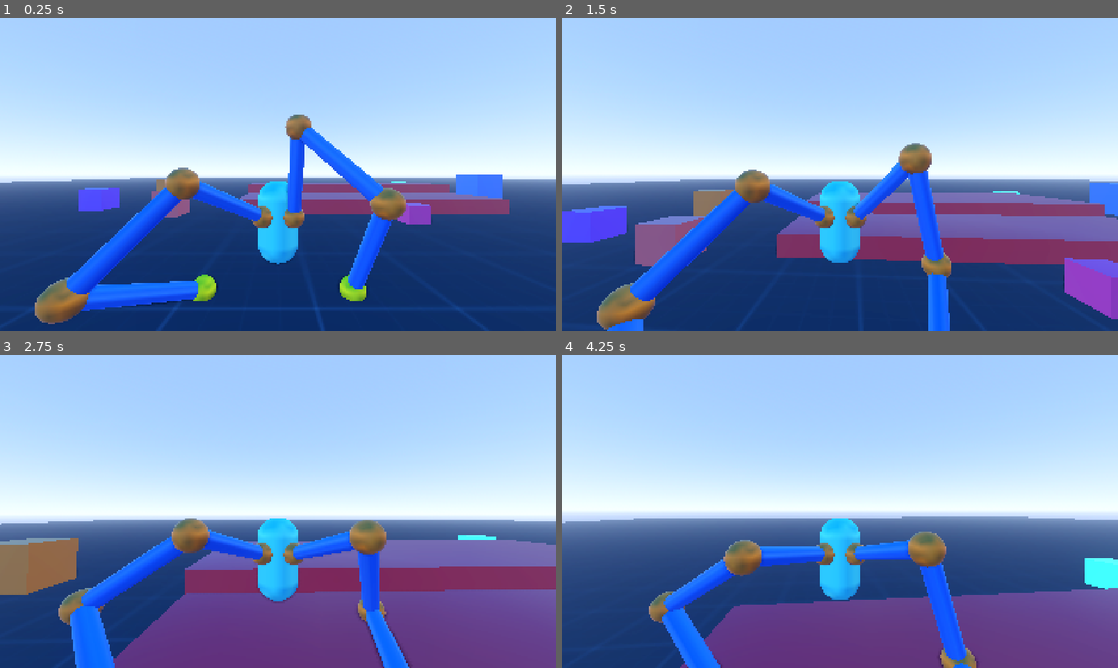
Above: before the commit, frames 1-4 (two rows, left to right).
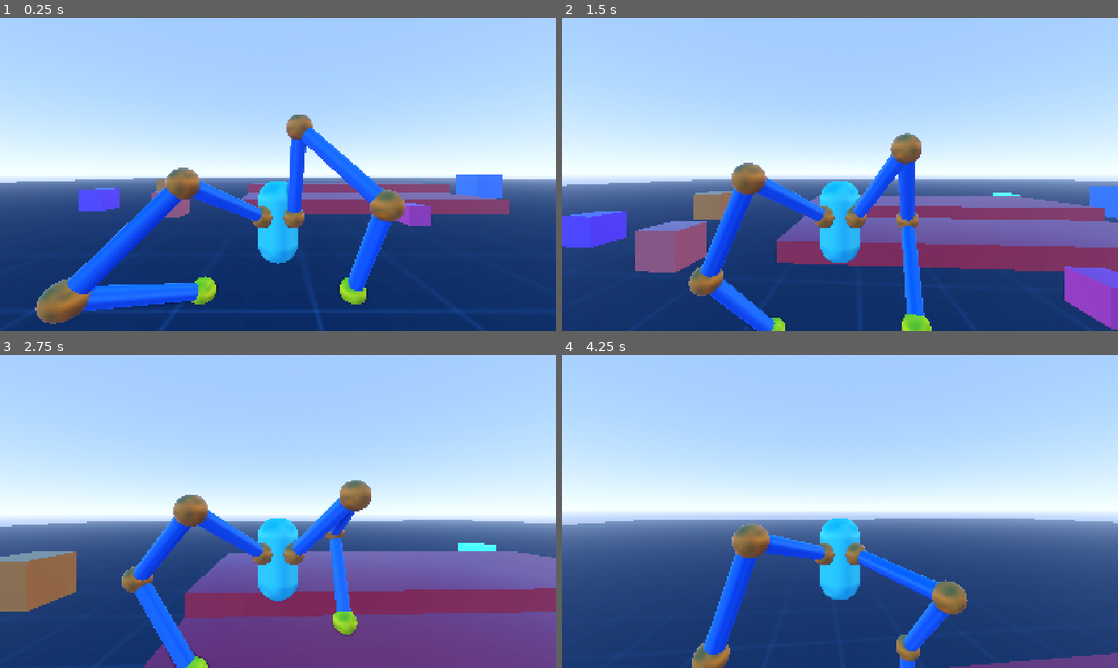
Above: after the commit, the same moments.

Repository: lliamsymonds04/doc-oc
Game: Godot game, scene res://main.tscn
Same seed, same stepped clock (60 frames per second), same inputs: the game is played once before the commit and once after it.
Inputs (mouse positions are in pixels of both pictures, inside the frame that each line leads up to):
- Up to frame 1 (0.25 s): no input
- Up to frame 2 (1.5 s): move the mouse to (867, 174) at 0.52 s; hold W (forward) from 0.53 s (still down); tap Space (jump) at 0.77 s; move the mouse to (812, 174) at 1.27 s
- Up to frame 3 (2.75 s): keep holding W (forward); tap Space (jump) at 1.52 s; move the mouse to (289, 505) at 2.02 s
- Up to frame 4 (4.25 s): keep holding W (forward); move the mouse to (834, 517) at 2.77 s; tap Space (jump) at 3.02, 3.77 s; move the mouse to (878, 514) at 3.52 s

The runs differ from the first frame. In frame 1, 1.5% of the frame differs, in the area x 2-91%, y 30-100%; in frame 2, 15%; in frame 3, 23%; in frame 4, 23%, in the area x 0-100%, y 51-100%.

Commit message:
feat: anchor lead time

Diff:
--- a/systems/player/player_controller.gd
+++ b/systems/player/player_controller.gd
@@ -7,7 +7,7 @@
 
 @export_category("Hover")
 @export var hover_speed = 3.0
-@export var min_y_offset = 2.0
+@export var min_y_offset = 2.5
 @export var max_y_offset = 4.0
 @export var min_height_change_look_threshold = 10.0
 @export var height_change_rate = 1.0
@@ -16,6 +16,7 @@
 @export_category("Raycast")
 @export var raycast_distance: float = 10.0
 @export var max_target_displacement: float = 2.0
+@export var anchor_lead_time: float = 0.4
 
 @onready var spring_arm: SpringArm3D = $SpringArm3D
 @onready var arms: Array[BasicArm] = []
@@ -95,6 +96,11 @@
 		var anchor_pos := arm.anchor.global_position
 		var desired: Vector3 = target_pos
 
+		# velocity anchor_lead_time
+		var velocity_xz := Vector3(velocity.x, 0, velocity.z)
+		velocity_xz *= anchor_lead_time
+		anchor_pos += velocity_xz
+
 		if arm.is_stepping:
 			arm.advance_step(dt)
 			continue
